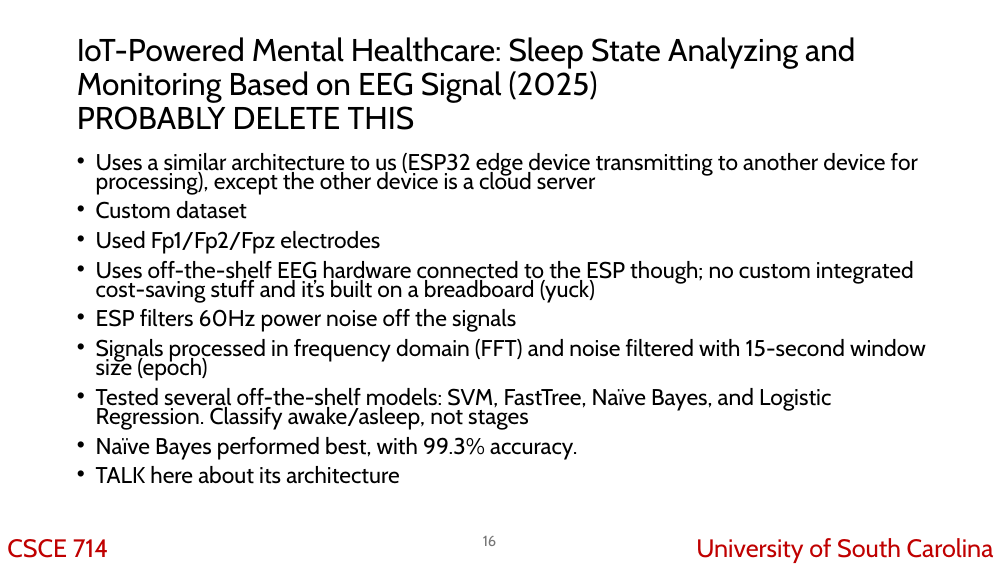
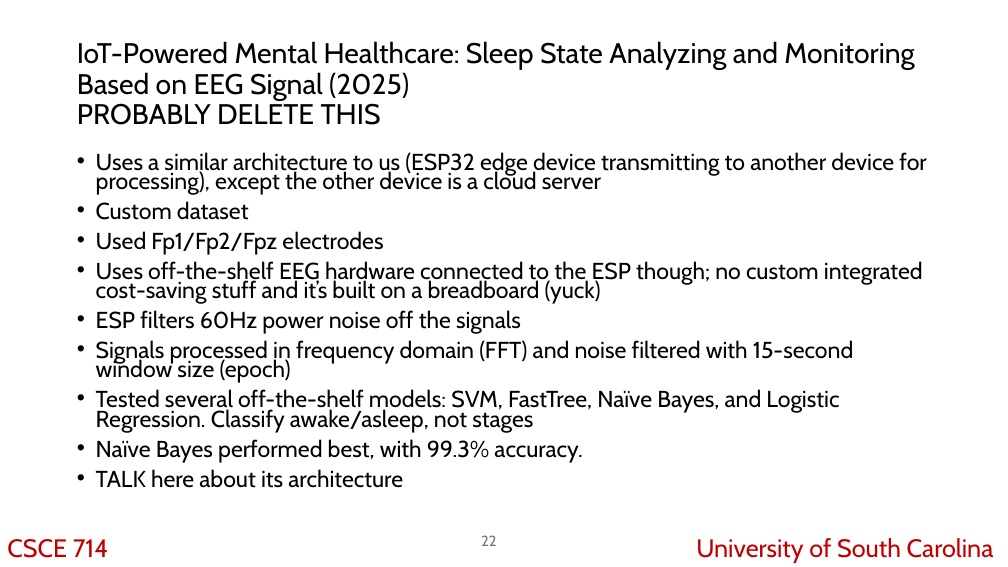
Before and after one commit to KubaJerz/sleep-stage-classifier, a slide deck: slide 22 of CSCE 714 Midterm Presentation.odp (slide 16 before the commit). Drawn at 1008x567 pixels with LibreOffice and Linux fonts; fonts in the diff are those of the drawing. Boxes give left, top, right and bottom in pixels: in the first picture for what was removed or moved away, otherwise in the second. Text is boxed around its words. In the diff, an @@ line names an element or a change of style, - is before the commit and + after.

```diff
--- a/CSCE 714 Midterm Presentation.odp
+++ b/CSCE 714 Midterm Presentation.odp
@@ title "IoT-Powered Mental Healthcare: Sleep State ..." at <box>77,41,914,125</box>: size 30 to 27 pt @@
@@ text "Uses a similar architecture to ..." at <box>96,152,927,488</box>: size 21.7 to 22 pt @@
@@ page number at <box>481,535,496,546</box>: text changed @@
-16
+22
```
Also in this commit, not shown: 7 other slides changed, 7 slides added, 1 slide removed, 5 other files.
